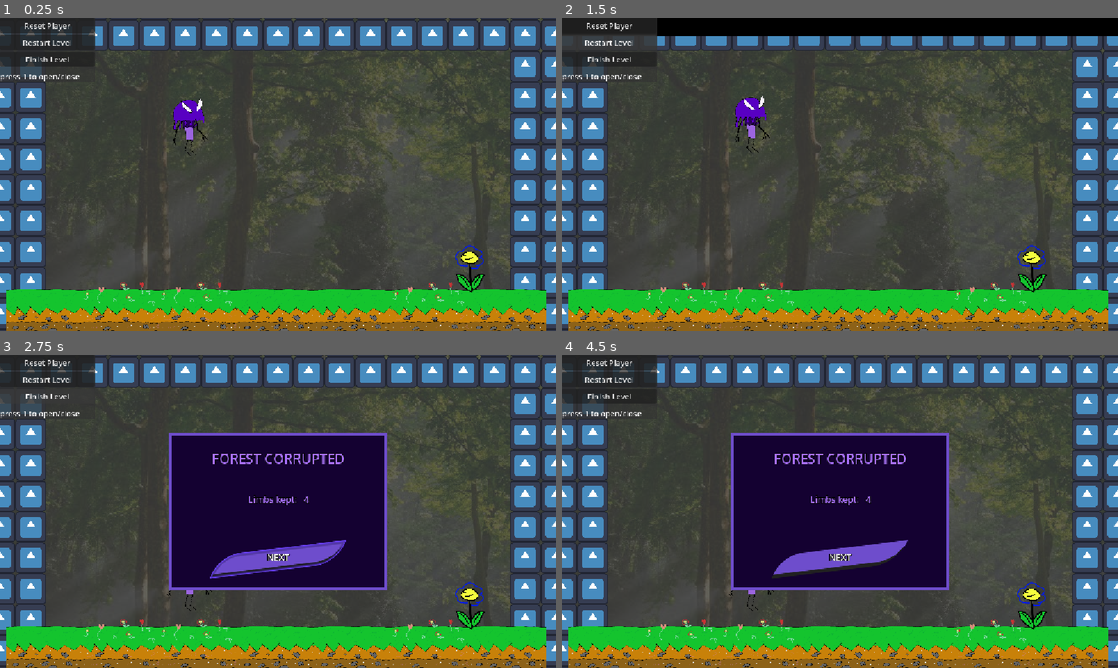
Above: before the commit, frames 1-4 (two rows, left to right).
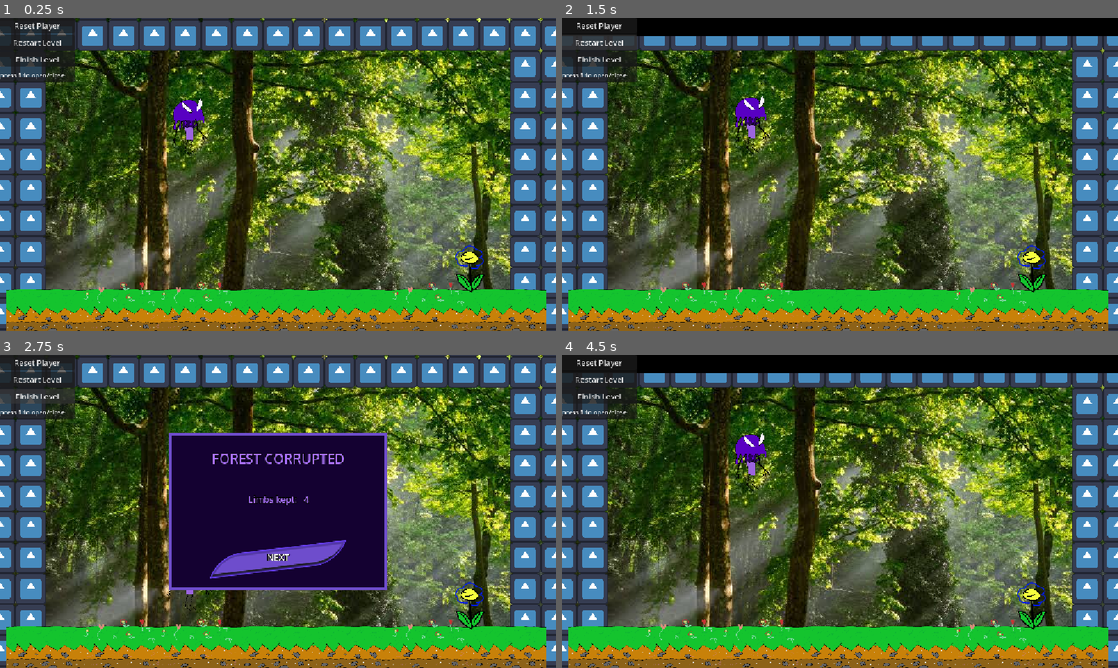
Above: after the commit, the same moments.

Repository: JRodLugo/KnightHacks2026
Game: Godot game, scene res://Scenes/LevelMaster/level_master.tscn
Two runs of this game, one before a commit and one after it. Both use one fixed random seed, a clock stepped at 60 frames per second and the inputs below. The engine's default icon, where the game draws it, is replaced by a stand-in: a white triangle on a blue panel in a dark square.
Inputs (mouse positions are in pixels of both pictures, inside the frame that each line leads up to):
- Up to frame 1 (0.25 s): no input
- Up to frame 2 (1.5 s): click "Reset Player" at 0.5 s; click "Restart Level" at 1.25 s
- Up to frame 3 (2.75 s): click "Finish Level" at 2 s
- Up to frame 4 (4.5 s): click (600, 380) at 2.75 s, where only the run after the commit has a clickable "Restart Level"; click (600, 380) at 3.5 s, where only the run after the commit has a clickable "Restart Level"; click "NEXT" at 4.25 s

The runs differ from the first frame. In frame 1, 56% of the frame differs, in the area x 0-98%, y 0-87%; in frame 2, 56%; in frame 3, 39%; in frame 4, 64%, in the area x 0-100%, y 0-87%.

Commit message:
Fix debug menu mouse filter
Debug menu stopped the level transition screen from being able to be clicked to go next, so fixed

Diff:
--- a/knight-hacks-2026-project/Scenes/DebugMenu/debug_menu.tscn
+++ b/knight-hacks-2026-project/Scenes/DebugMenu/debug_menu.tscn
@@ -2,25 +2,14 @@
 
 [ext_resource type="Script" uid="uid://du2dlxcdg7vac" path="res://Scenes/DebugMenu/debug_menu.gd" id="1_v2gip"]
 
-[sub_resource type="StyleBoxFlat" id="StyleBoxFlat_lqcak"]
-bg_color = Color(0.19793734, 0.19793719, 0.19793719, 0.7137255)
-
-[node name="DebugMenu" type="Control" unique_id=729666087]
-layout_mode = 3
-anchors_preset = 15
-anchor_right = 1.0
-anchor_bottom = 1.0
-grow_horizontal = 2
-grow_vertical = 2
+[node name="DebugMenu" type="Panel" unique_id=1864926283]
+process_mode = 3
+offset_right = 155.0
+offset_bottom = 132.0
+mouse_filter = 1
 script = ExtResource("1_v2gip")
 
-[node name="Panel" type="Panel" parent="." unique_id=1105089100]
-layout_mode = 0
-offset_right = 196.0
-offset_bottom = 132.0
-theme_override_styles/panel = SubResource("StyleBoxFlat_lqcak")
-
-[node name="VBoxContainer" type="VBoxContainer" parent="Panel" unique_id=688249877]
+[node name="VBoxContainer" type="VBoxContainer" parent="." unique_id=688249877]
 layout_mode = 1
 anchors_preset = 15
 anchor_right = 1.0
@@ -28,29 +17,30 @@
 grow_horizontal = 2
 grow_vertical = 2
 
-[node name="ResetPlayer" type="Button" parent="Panel/VBoxContainer" unique_id=150883874]
+[node name="ResetPlayer" type="Button" parent="VBoxContainer" unique_id=150883874]
 layout_mode = 2
 text = "Reset Player"
 
-[node name="RestartLevel" type="Button" parent="Panel/VBoxContainer" unique_id=1218085125]
+[node name="RestartLevel" type="Button" parent="VBoxContainer" unique_id=1218085125]
 layout_mode = 2
 text = "Restart Level"
 
-[node name="FinishLevel" type="Button" parent="Panel/VBoxContainer" unique_id=1269068701]
+[node name="FinishLevel" type="Button" parent="VBoxContainer" unique_id=1269068701]
 layout_mode = 2
 text = "Finish Level
 "
 
-[node name="Label" type="Label" parent="Panel" unique_id=486414408]
+[node name="Label" type="Label" parent="." unique_id=486414408]
 layout_mode = 1
 anchors_preset = 2
 anchor_top = 1.0
 anchor_bottom = 1.0
 offset_top = -23.0
-offset_right = 40.0
+offset_right = 164.0
 grow_vertical = 0
+theme_override_font_sizes/font_size = 13
 text = "press 1 to open/close"
 
-[connection signal="button_down" from="Panel/VBoxContainer/ResetPlayer" to="." method="_on_reset_player_button_down"]
-[connection signal="button_down" from="Panel/VBoxContainer/RestartLevel" to="." method="_on_restart_level_button_down"]
-[connection signal="button_down" from="Panel/VBoxContainer/FinishLevel" to="." method="_on_finish_level_button_down"]
+[connection signal="button_down" from="VBoxContainer/ResetPlayer" to="." method="_on_reset_player_button_down"]
+[connection signal="button_down" from="VBoxContainer/RestartLevel" to="." method="_on_restart_level_button_down"]
+[connection signal="button_down" from="VBoxContainer/FinishLevel" to="." method="_on_finish_level_button_down"]
--- a/knight-hacks-2026-project/Scenes/TestScene/test_scene.tscn
+++ b/knight-hacks-2026-project/Scenes/TestScene/test_scene.tscn
@@ -55,7 +55,6 @@
 [node name="TestScene" type="Node2D" unique_id=396629266]
 
 [node name="TempBackground" type="Sprite2D" parent="." unique_id=812215452]
-modulate = Color(0.5686275, 0.5686275, 0.5686275, 0.31764707)
 position = Vector2(967, 488)
 scale = Vector2(3.515, 3.515)
 texture = ExtResource("1_boajs")
